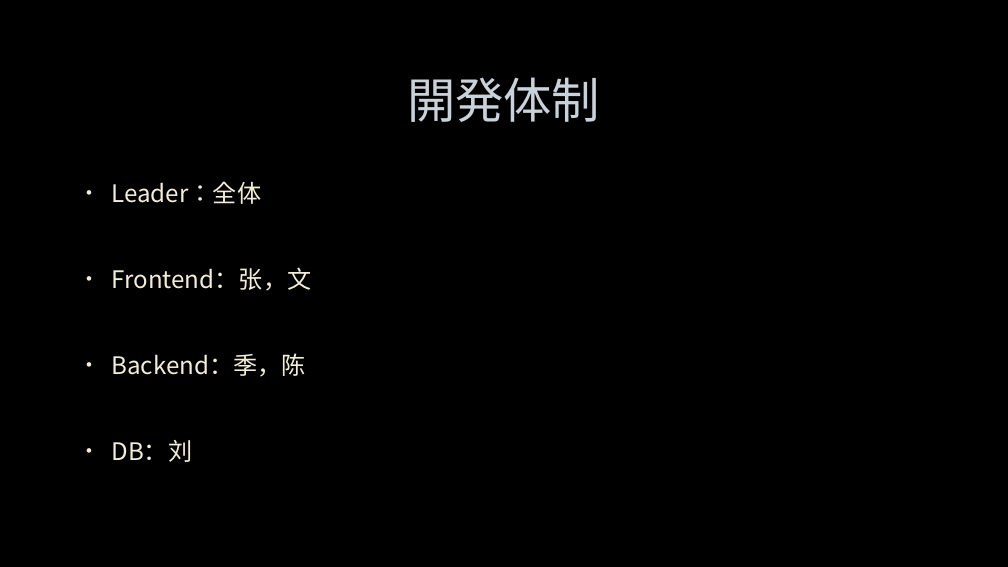
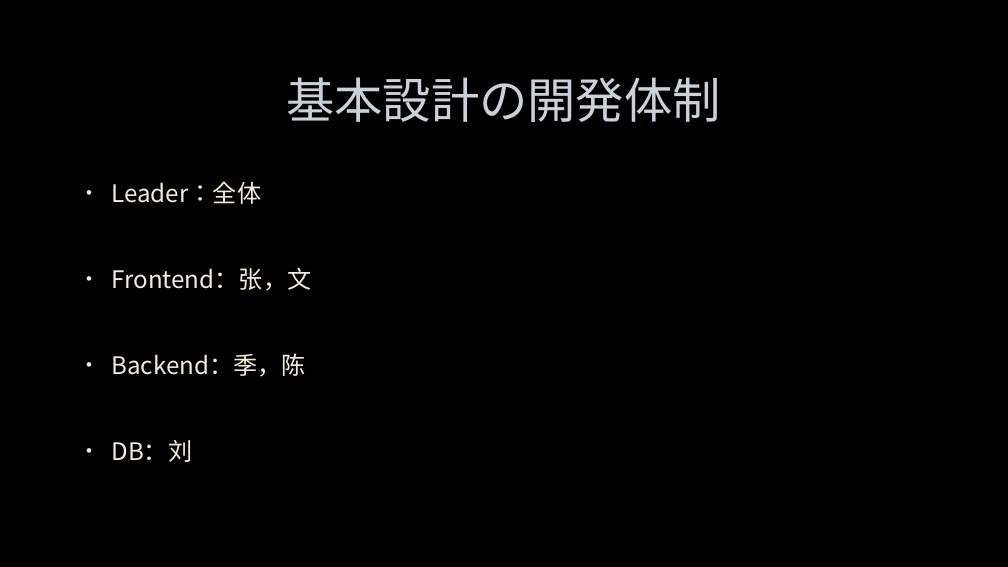
Before and after one commit to IotaTech-Info/certificate-online, a slide deck: slide 3 of doc/10_基本設計/14_運用系/運用設計書.pptx. Drawn at 1008x567 pixels with LibreOffice and Linux fonts; fonts in the diff are those of the drawing; background and template pictures are left out. Boxes give left, top, right and bottom in pixels: in the first picture for what was removed or moved away, otherwise in the second. Text is boxed around its words. In the diff, an @@ line names an element or a change of style, - is before the commit and + after.

```diff
--- a/doc/10_基本設計/14_運用系/運用設計書.pptx
+++ b/doc/10_基本設計/14_運用系/運用設計書.pptx
@@ title at (286,77,720,122): text changed @@
-開発体制
+基本設計の開発体制
```
Also in this commit, not shown: 1 slide added, 1 slide removed, 4 other files.
